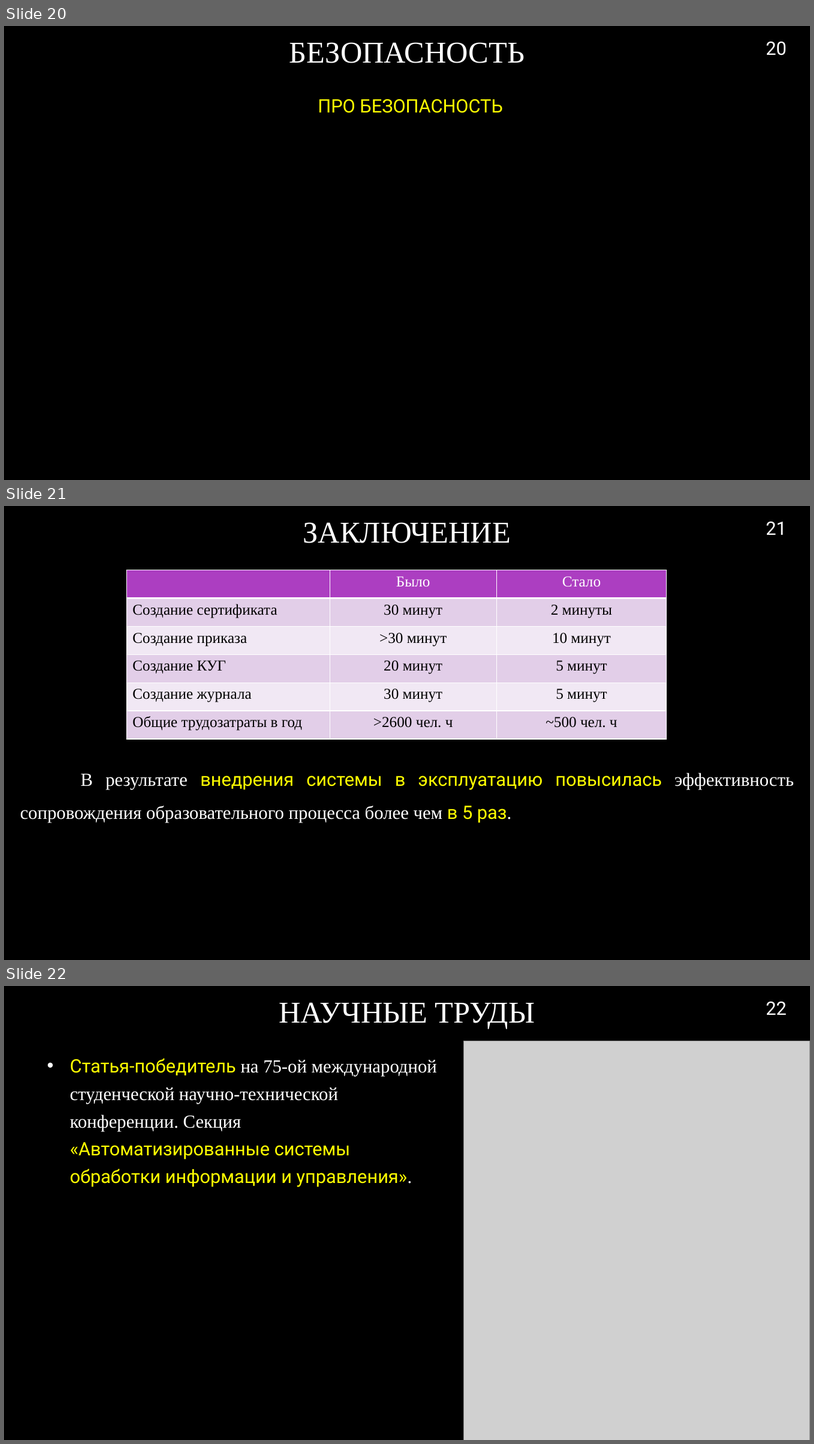
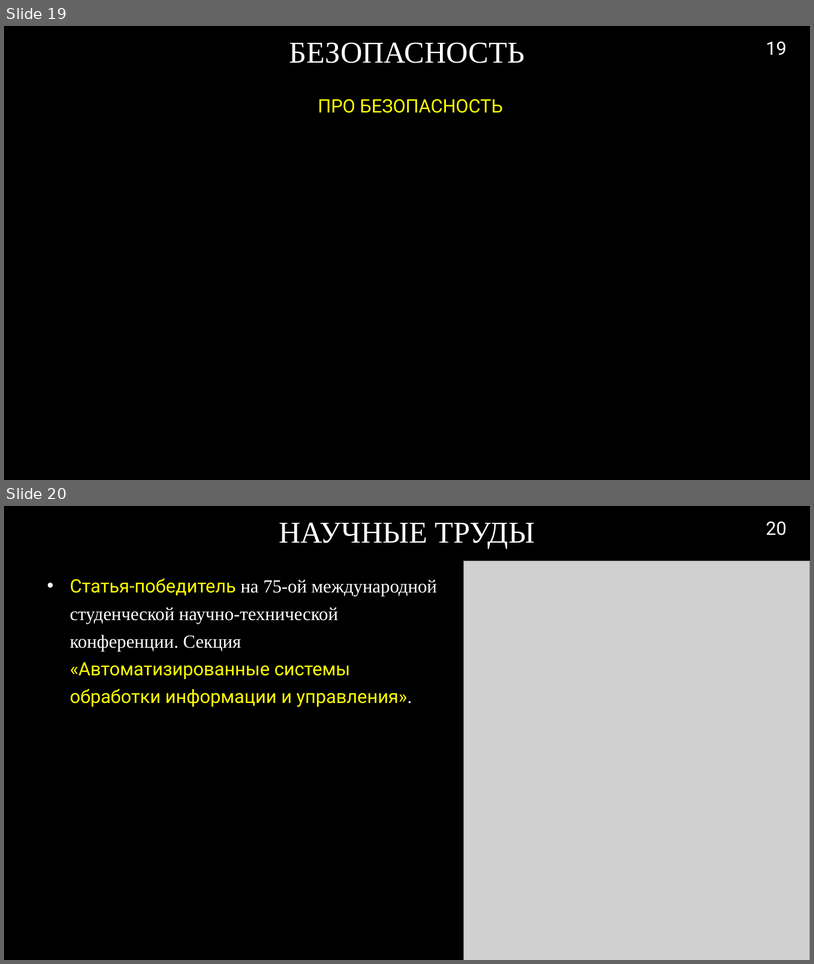
Before and after one commit to RAdKuzur/ASTU, a slide deck: Дипломная работа/Диплом/Презентация.pptx. Shown one above the other, each under a label of ours: slides 20, 21 and 22 before the commit, slides 19 and 20 after it. The pictures are 814x1444 and 814x964 pixels, drawn with LibreOffice and Linux fonts; fonts in the diff are those of the drawing; grey boxes stand for pictures; background and template pictures are left out. Boxes give left, top, right and bottom in pixels: in the first picture for what was removed or moved away, otherwise in the second. Text is boxed around its words. In the diff, an @@ line names an element or a change of style, - is before the commit and + after.

```diff
--- a/Дипломная работа/Диплом/Презентация.pptx
+++ b/Дипломная работа/Диплом/Презентация.pptx
@@ slide 21 removed at (4,506,810,960), background picture (left out) @@
@@ title removed at (303,522,511,543) @@
-ЗАКЛЮЧЕНИЕ
@@ page number removed at (766,521,787,535) @@
-21
@@ table removed at (127,570,667,739), 6 rows, 3 columns @@
- | Было | Стало
-Создание сертификата | 30 минут | 2 минуты
-Создание приказа | >30 минут | 10 минут
-Создание КУГ | 20 минут | 5 минут
-Создание журнала | 30 минут | 5 минут
-Общие трудозатраты в год | >2600 чел. ч | ~500 чел. ч
@@ text removed at (20,772,794,823) @@
-В результате внедрения системы в эксплуатацию повысилась эффективность сопровождения образовательного процесса более чем в 5 раз.
@@ what was slide 20 is now slide 19 @@
@@ page number at (766,41,787,55): text changed @@
-20
+19
@@ what was slide 22 is now slide 20 @@
@@ page number at (766,521,787,535): text changed @@
-22
+20
```
Also in this commit, not shown: 4 slides changed, 1 other slide removed, 1 other file.
